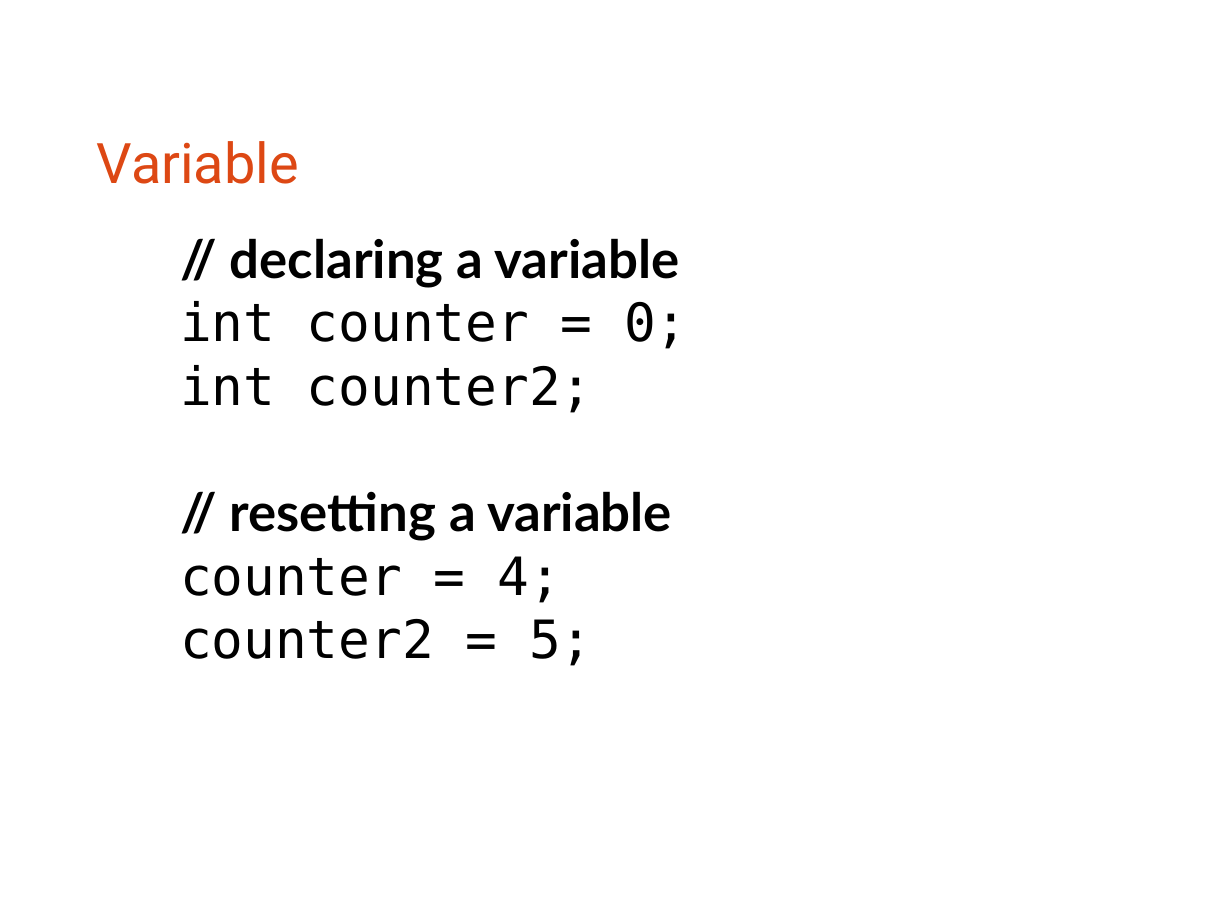
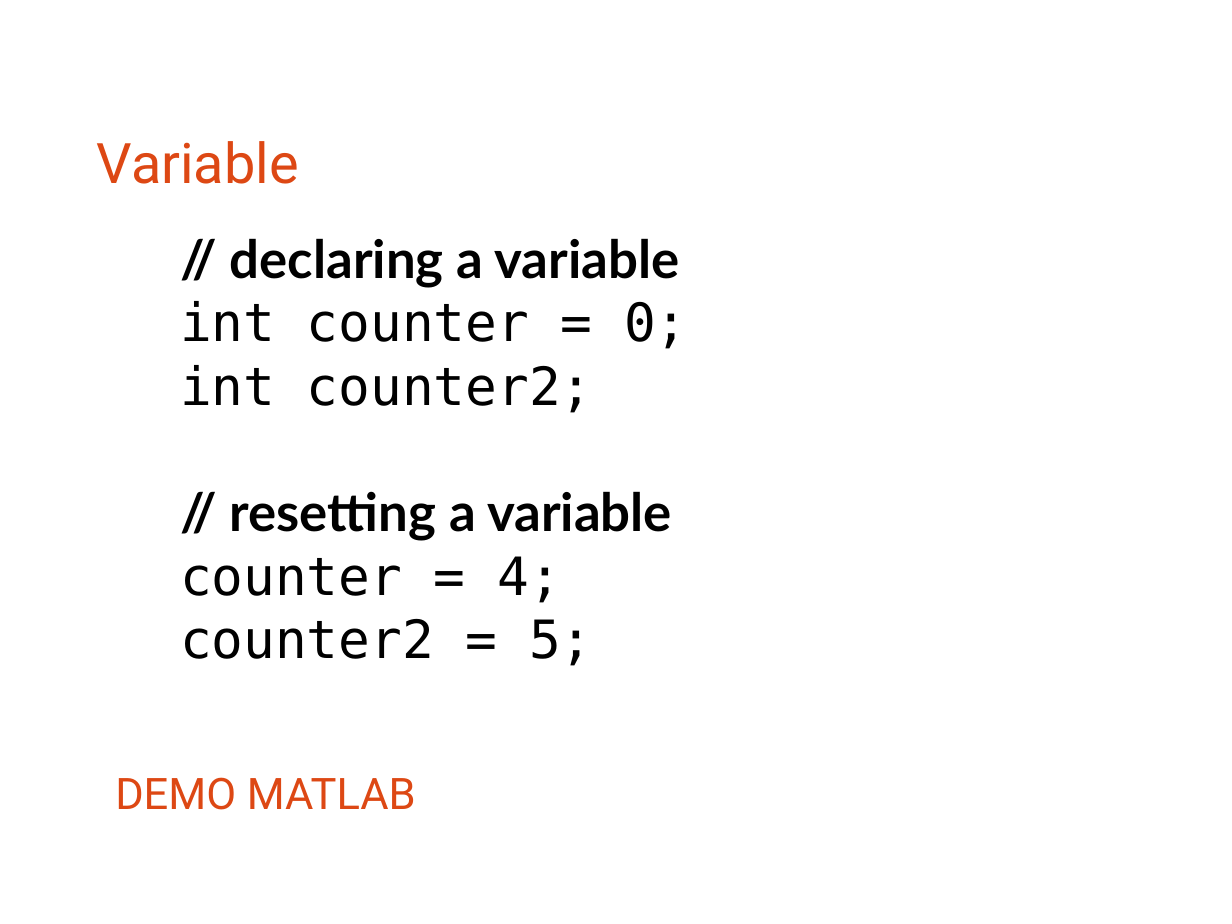
Before and after one commit to bagustris/prokom-tf, a slide deck: slide 16 of prokom1.odp (slide 14 before the commit). Drawn at 1232x924 pixels with LibreOffice and Linux fonts; fonts in the diff are those of the drawing. Boxes give left, top, right and bottom in pixels: in the first picture for what was removed or moved away, otherwise in the second. Text is boxed around its words. In the diff, an @@ line names an element or a change of style, - is before the commit and + after.

```diff
--- a/prokom1.odp
+++ b/prokom1.odp
@@ text added at (115,777,416,810), 28 pt, text #DD4814 @@
+DEMO MATLAB
```
Also in this commit, not shown: 1 other slide changed, 3 slides added, 1 slide removed.
